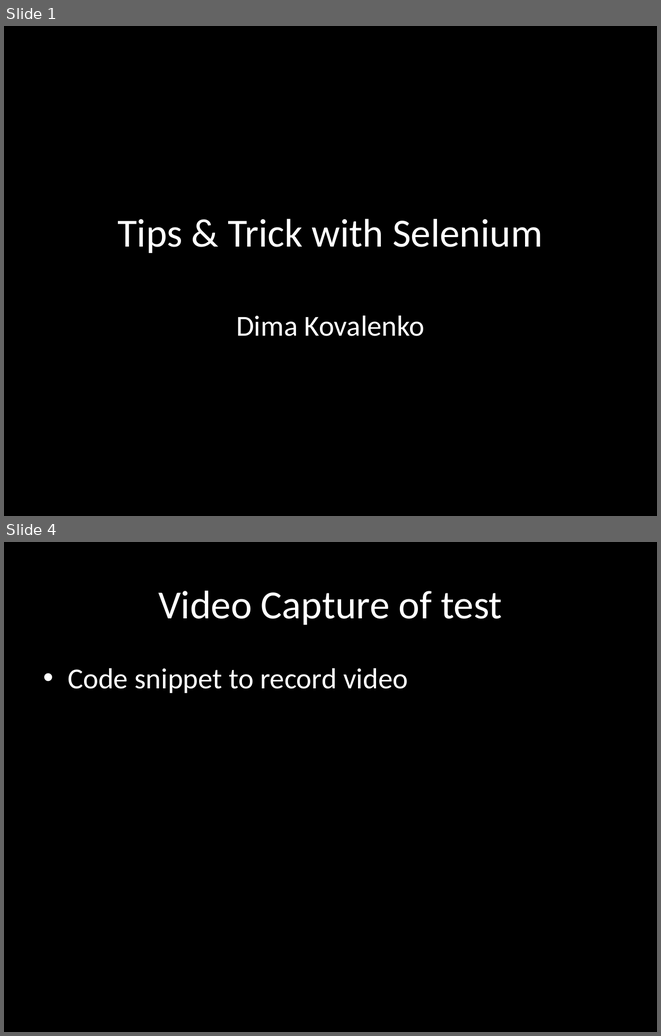
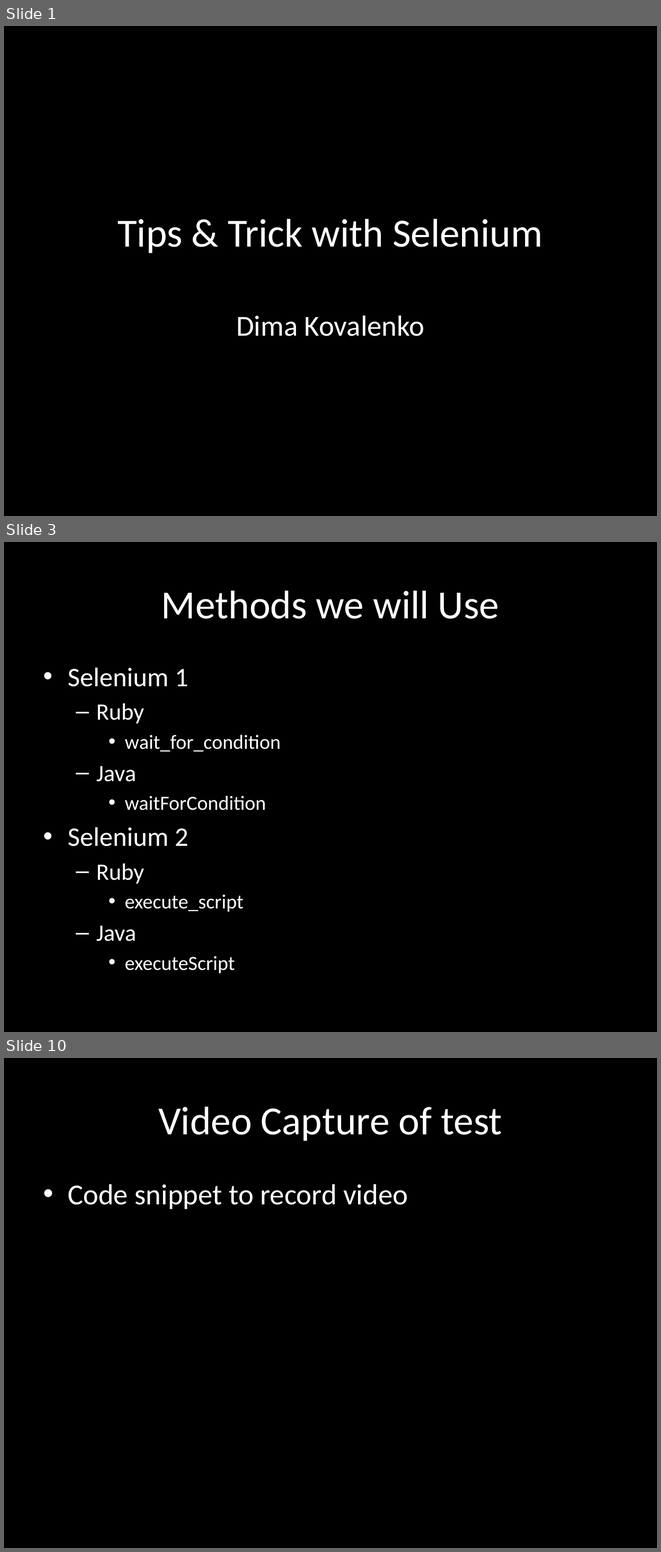
Before and after one commit to dimacus/SeleniumTipsAndTricks, a slide deck: selenium_camp_v1.pptx. Shown one above the other, each under a label of ours: slides 1 and 4 before the commit, slides 1, 3 and 10 after it; the slides between them are not shown. The pictures are 661x1036 and 661x1552 pixels, drawn with LibreOffice and Linux fonts; fonts in the diff are those of the drawing. Boxes give left, top, right and bottom in pixels: in the first picture for what was removed or moved away, otherwise in the second. Text is boxed around its words. In the diff, an @@ line names an element or a change of style, - is before the commit and + after.

```diff
--- a/selenium_camp_v1.pptx
+++ b/selenium_camp_v1.pptx
@@ slide 3 added at (4, 542, 657, 1032), background #000000 @@
@@ title added at (161, 590, 499, 619), 44 pt, text #FFFFFF @@
+Methods we will Use
@@ text added at (68, 668, 281, 973), 22.2 pt, text #FFFFFF @@
+• Selenium 1
+  – Ruby
+    • wait_for_condition
+  – Java
+    • waitForCondition
+• Selenium 2
+  – Ruby
+    • execute_script
+  – Java
+    • executeScript
@@ what was slide 4 is now slide 10 @@
```
Also in this commit, not shown: 2 slides changed, 5 other slides added.
